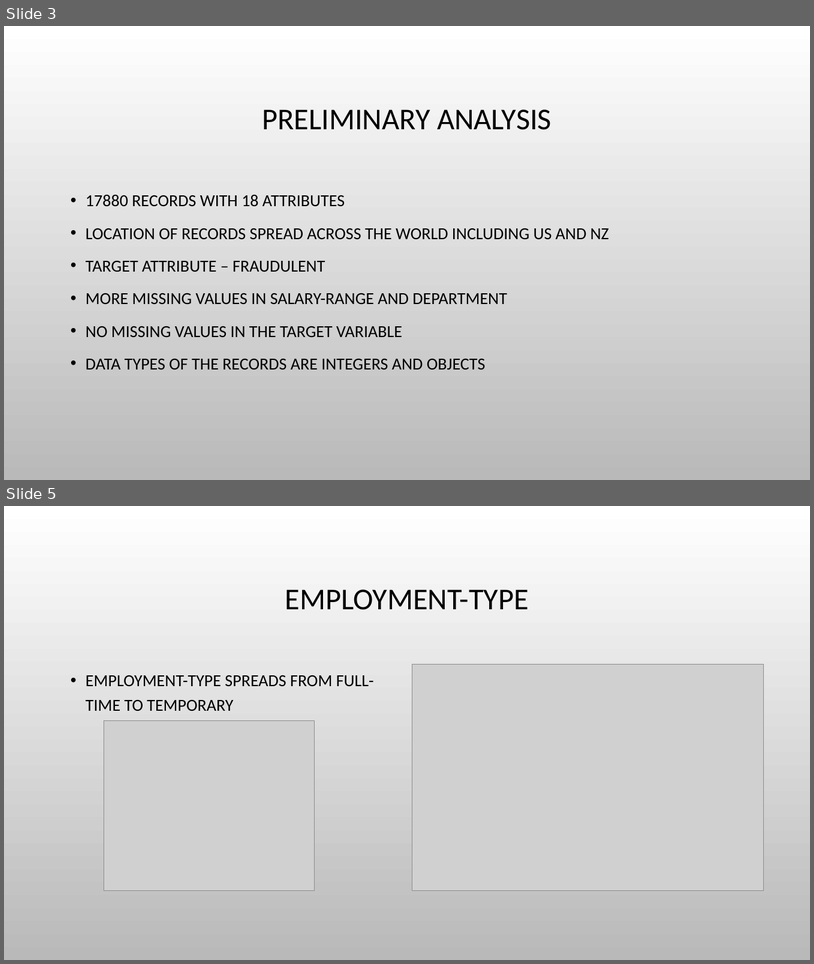
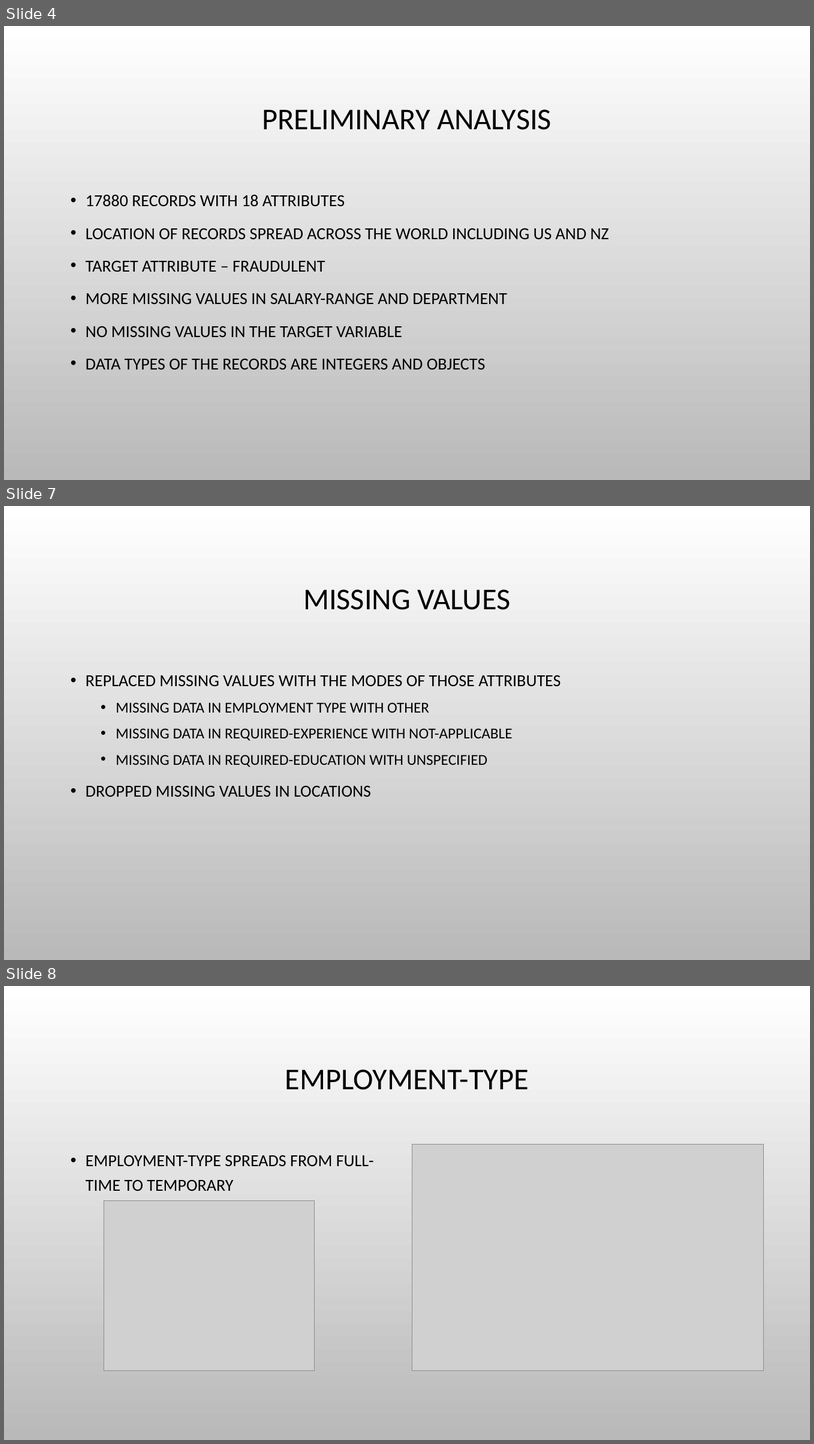
Before and after one commit to hjyoon16/Fake_Job_Post_Classification, a slide deck: 502projectPresentation.pptx. Shown one above the other, each under a label of ours: slides 3 and 5 before the commit, slides 4, 7 and 8 after it; the slides between them are not shown. The pictures are 814x964 and 814x1444 pixels, drawn with LibreOffice and Linux fonts; fonts in the diff are those of the drawing; grey boxes stand for pictures; background and template pictures are left out. Boxes give left, top, right and bottom in pixels: in the first picture for what was removed or moved away, otherwise in the second. Text is boxed around its words. In the diff, an @@ line names an element or a change of style, - is before the commit and + after.

```diff
--- a/502projectPresentation.pptx
+++ b/502projectPresentation.pptx
@@ slide 7 added at (x1=4, y1=506, x2=810, y2=960), background picture (left out) @@
@@ title added at (x1=303, y1=589, x2=510, y2=610), 36 pt, text #000000 @@
+MISSING VALUES
@@ text added at (x1=86, y1=675, x2=561, y2=796), 18 pt, text #000000 @@
+• REPLACED MISSING VALUES WITH THE MODES OF THOSE ATTRIBUTES
+  • MISSING DATA IN EMPLOYMENT TYPE WITH OTHER
+  • MISSING DATA IN REQUIRED-EXPERIENCE WITH NOT-APPLICABLE
+  • MISSING DATA IN REQUIRED-EDUCATION WITH UNSPECIFIED
+• DROPPED MISSING VALUES IN LOCATIONS
@@ what was slide 3 is now slide 4 @@
@@ what was slide 5 is now slide 8 @@
```
Also in this commit, not shown: 3 slides changed, 3 other slides added.
